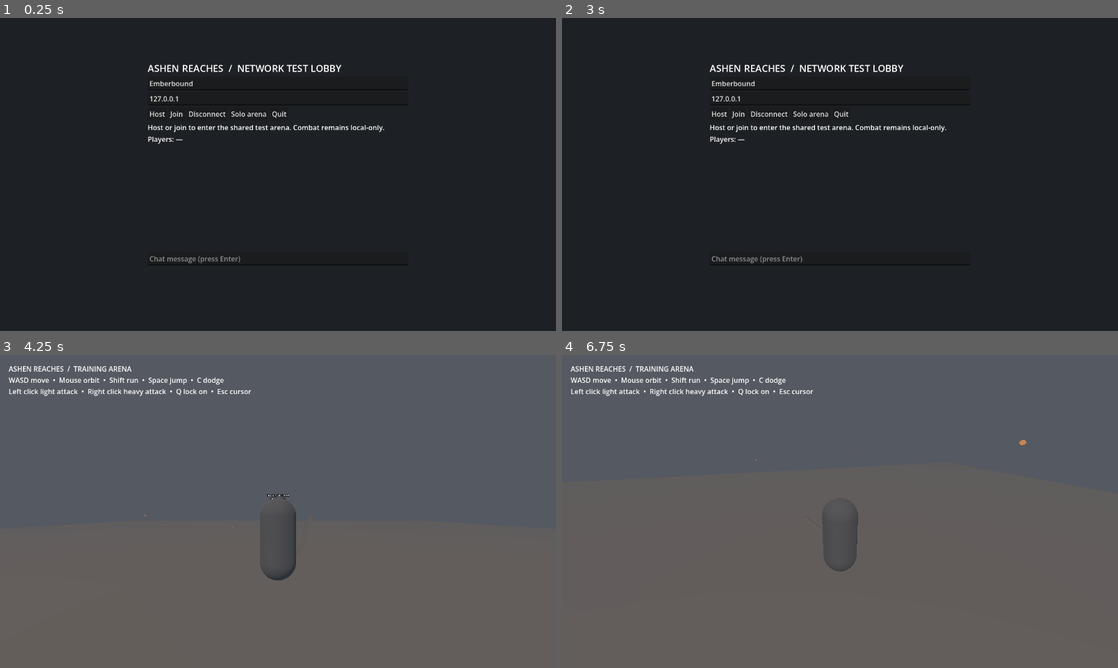
Above: before the commit, frames 1-4 (two rows, left to right).
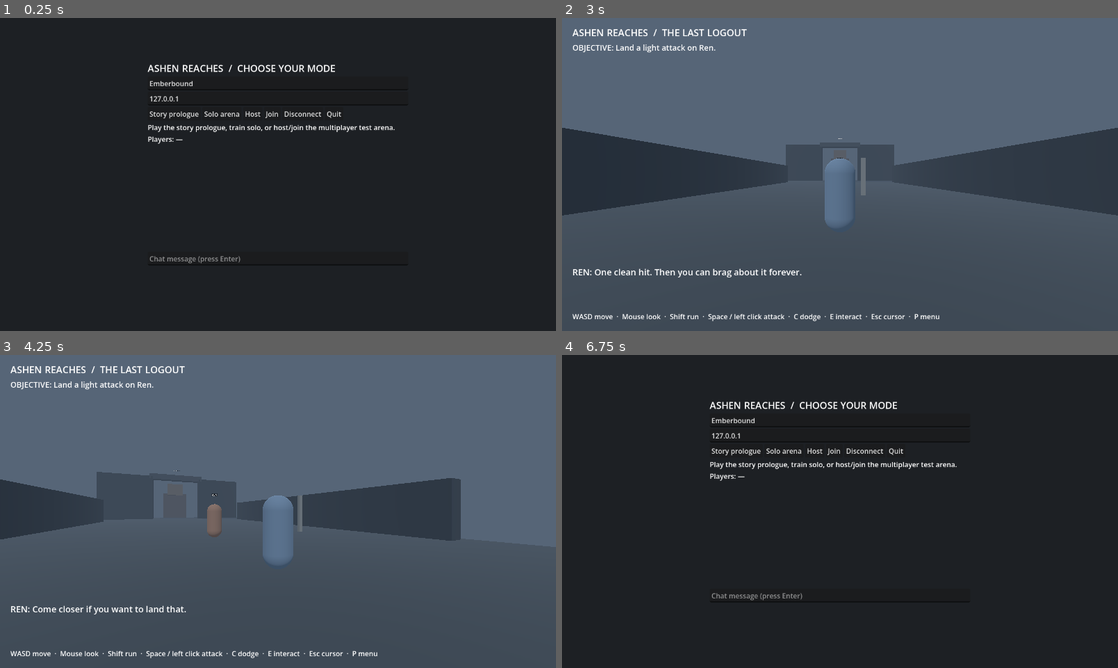
Above: after the commit, the same moments.

Repository: new-game-for-bro/ashen-reaches
Game: Godot game, scene res://scenes/ui/network_lobby.tscn
The game is run twice, just before and just after one commit, with the same random seed, the same clock (stepped at 60 frames per second) and the same inputs.
Inputs (mouse positions are in pixels of both pictures, inside the frame that each line leads up to):
- Up to frame 1 (0.25 s): no input
- Up to frame 2 (3 s): click "Host" at 0.5 s; click "Join" at 1.25 s; click "Disconnect" at 2 s; click (734, 115) at 2.75 s, where only the run after the commit has a clickable "Story prologue"
- Up to frame 3 (4.25 s): click (250, 452) at 3.5 s, where only the run before the commit has a clickable "Solo arena"
- Up to frame 4 (6.75 s): tap Enter (chat) at 4.25 s; move the mouse to (867, 511) at 4.27 s; hold W (move_forward) 4.28-5.75 s; tap C (dodge) at 4.35 s; click (867, 511) at 4.42 s; tap Space (jump) at 4.52, 4.82, 5.27, 5.57, 6.5 s; tap E (interact) at 4.55, 5.1 s; move the mouse to (812, 511) at 5.02 s; click (812, 511) at 5.17 s; tap P at 5.3, 6.6 s; click (734, 452) at 5.75 s, where only the run after the commit has a clickable "Story prologue"; move the mouse to (851, 505) at 6.52 s; hold W (move_forward) from 6.53 s (still down); click (851, 505) at 6.67 s

The runs differ from the first frame. In frame 1, 1.1% of the frame differs, in the area x 26-71%, y 14-37%; in frame 2, 95%; in frame 3, 51%; in frame 4, 100%, in the area x 0-100%, y 0-100%.

Commit message:
Add story prologue to game menu

Diff:
--- /dev/null
+++ b/data/prologue.json
@@ -0,0 +1,11 @@
+{
+  "duel": {"objective":"Land a light attack on Ren.","dialogue":"REN: One clean hit. Then you can brag about it forever."},
+  "dodge": {"objective":"Dodge with C.","dialogue":"REN: Your turn to move. Don't let me catch you standing still."},
+  "counter": {"objective":"Land the final attack on Ren.","dialogue":"REN: There. You always wait too long for that one."},
+  "countdown": {"objective":"The final shutdown is counting down.","dialogue":"SYSTEM: Thank you for playing. The world will close shortly."},
+  "exit": {"objective":"Press E to open the exit menu.","dialogue":"AMARA: Ren. I can feel the rain."},
+  "gate": {"objective":"Follow the road to the city gate. Press E near the giant.","dialogue":"SYSTEM: Return route severed. Your body is waiting."},
+  "train": {"objective":"Reach Ren at the platform. Press E near the train.","dialogue":"GIANT: My family is behind that door.\nREN: Amara. There are lights on the old tracks."},
+  "ending": {"objective":"Walk to the empty platform and press E.","dialogue":"REN: Come on. Someone in here knows the way out.\nThe doors close before you can reach him."},
+  "complete": {"objective":"PROLOGUE COMPLETE — The Unwritten Sky", "dialogue":"AMARA: Ren, where are you going?"}
+}
--- /dev/null
+++ b/scenes/story/prologue.tscn
@@ -0,0 +1,4 @@
+[gd_scene load_steps=2 format=3]
+[ext_resource type="Script" path="res://scripts/story/prologue.gd" id="1"]
+[node name="LastLogout" type="Node3D"]
+script = ExtResource("1")
--- /dev/null
+++ b/scripts/story/prologue.gd
@@ -0,0 +1,216 @@
+extends Node3D
+
+const PlayerScript = preload("res://scripts/story/story_player.gd")
+const REN_POS := Vector3(0, 0, -5)
+const GATE_POS := Vector3(0, 0, -38)
+const TRAIN_POS := Vector3(25, 0, -38)
+var player: CharacterBody3D
+var ren: Node3D
+var train: Node3D
+var story: Dictionary
+var stage: String = "duel"
+var timer: float = 0.0
+var objective_label: Label
+var dialogue_label: Label
+var timer_label: Label
+
+func _ready() -> void:
+	var json := JSON.new()
+	var file := FileAccess.open("res://data/prologue.json", FileAccess.READ)
+	if file == null or json.parse(file.get_as_text()) != OK or not json.data is Dictionary:
+		push_error("Could not load story.json")
+		return
+	story = json.data
+	_build_world()
+	_build_ui()
+	_set_stage("duel")
+
+func _build_world() -> void:
+	var env := Environment.new()
+	env.background_mode = Environment.BG_COLOR
+	env.background_color = Color("202b38")
+	env.ambient_light_source = Environment.AMBIENT_SOURCE_COLOR
+	env.ambient_light_color = Color("a5b8c9")
+	env.ambient_light_energy = 0.6
+	env.fog_enabled = true
+	env.fog_light_color = Color("566577")
+	env.fog_density = 0.01
+	var world_env := WorldEnvironment.new()
+	world_env.environment = env
+	add_child(world_env)
+	var sun := DirectionalLight3D.new()
+	sun.rotation_degrees = Vector3(-50, -30, 0)
+	sun.light_color = Color("c6d0d8")
+	sun.light_energy = 0.85
+	add_child(sun)
+	_box(Vector3(0, -0.5, -18), Vector3(22, 1, 55), Color("4a5159"), true)
+	_box(Vector3(14, -0.5, -38), Vector3(35, 1, 15), Color("414953"), true)
+	# A broad rooftop, a road and the walls of Latch, all placeholders.
+	_box(Vector3(-10, 1.5, -14), Vector3(1, 3, 32), Color("383f48"), true)
+	_box(Vector3(10, 1.5, -14), Vector3(1, 3, 32), Color("383f48"), true)
+	_box(Vector3(-8, 4, -39), Vector3(8, 8, 2), Color("353c45"), true)
+	_box(Vector3(8, 4, -39), Vector3(8, 8, 2), Color("353c45"), true)
+	_box(Vector3(0, 8, -39), Vector3(9, 1, 2), Color("464c55"), true)
+	_label("LATCH CITY GATE", Vector3(0, 9.5, -39))
+	_label("OLD PLATFORM →", Vector3(13, 3, -37))
+	# Giant kneels beyond the wall.
+	_box(Vector3(0, 2.7, -46), Vector3(4.5, 5.4, 2.6), Color("625b5b"))
+	_box(Vector3(0, 6.2, -45), Vector3(3.0, 2.4, 2.4), Color("7a6d67"))
+	_label("THE GIANT", Vector3(0, 8.2, -45))
+	ren = _person(REN_POS, Color("a17b69"), "REN")
+	train = Node3D.new()
+	train.position = TRAIN_POS
+	add_child(train)
+	var carriage := MeshInstance3D.new()
+	var carriage_mesh := BoxMesh.new()
+	carriage_mesh.size = Vector3(10, 3.5, 3)
+	carriage.mesh = carriage_mesh
+	var material := StandardMaterial3D.new()
+	material.albedo_color = Color("4b626e")
+	carriage.material_override = material
+	carriage.position.y = 1.8
+	train.add_child(carriage)
+	_label("THE LAST TRAIN", TRAIN_POS + Vector3(0, 5, 0))
+	player = CharacterBody3D.new()
+	player.name = "Amara"
+	player.set_script(PlayerScript)
+	add_child(player)
+	player.position = Vector3(0, 0.1, 2)
+	player.attack_requested.connect(_on_attack)
+	player.interact_requested.connect(_on_interact)
+	player.dodge_requested.connect(_on_dodge)
+
+func _box(pos: Vector3, size: Vector3, color: Color, solid := false) -> void:
+	var mesh := MeshInstance3D.new()
+	var box := BoxMesh.new()
+	box.size = size
+	mesh.mesh = box
+	var material := StandardMaterial3D.new()
+	material.albedo_color = color
+	mesh.material_override = material
+	mesh.position = pos
+	add_child(mesh)
+	if solid:
+		var body := StaticBody3D.new()
+		var collision := CollisionShape3D.new()
+		var shape := BoxShape3D.new()
+		shape.size = size
+		collision.shape = shape
+		body.position = pos
+		body.add_child(collision)
+		add_child(body)
+
+func _person(pos: Vector3, color: Color, title: String) -> Node3D:
+	var root := Node3D.new()
+	root.position = pos
+	add_child(root)
+	var mesh := MeshInstance3D.new()
+	var capsule := CapsuleMesh.new()
+	capsule.radius = 0.38
+	capsule.height = 1.8
+	mesh.mesh = capsule
+	mesh.position.y = 0.9
+	var material := StandardMaterial3D.new()
+	material.albedo_color = color
+	mesh.material_override = material
+	root.add_child(mesh)
+	var label := Label3D.new()
+	label.text = title
+	label.position.y = 2.3
+	label.billboard = BaseMaterial3D.BILLBOARD_ENABLED
+	root.add_child(label)
+	return root
+
+func _label(text_value: String, pos: Vector3) -> void:
+	var label := Label3D.new()
+	label.text = text_value
+	label.position = pos
+	label.billboard = BaseMaterial3D.BILLBOARD_ENABLED
+	label.font_size = 30
+	add_child(label)
+
+func _build_ui() -> void:
+	var layer := CanvasLayer.new()
+	add_child(layer)
+	var header := Label.new()
+	header.position = Vector2(24, 18)
+	header.text = "ASHEN REACHES  /  THE LAST LOGOUT"
+	header.add_theme_font_size_override("font_size", 22)
+	layer.add_child(header)
+	objective_label = Label.new()
+	objective_label.position = Vector2(24, 55)
+	objective_label.add_theme_font_size_override("font_size", 18)
+	layer.add_child(objective_label)
+	timer_label = Label.new()
+	timer_label.position = Vector2(24, 86)
+	layer.add_child(timer_label)
+	dialogue_label = Label.new()
+	dialogue_label.position = Vector2(24, 570)
+	dialogue_label.add_theme_font_size_override("font_size", 20)
+	layer.add_child(dialogue_label)
+	var controls := Label.new()
+	controls.position = Vector2(24, 675)
+	controls.text = "WASD move  ·  Mouse look  ·  Shift run  ·  Space / left click attack  ·  C dodge  ·  E interact  ·  Esc cursor  ·  P menu"
+	layer.add_child(controls)
+
+func _set_stage(value: String) -> void:
+	stage = value
+	objective_label.text = "OBJECTIVE: " + str(story[value]["objective"])
+	dialogue_label.text = str(story[value]["dialogue"])
+	if value == "countdown":
+		timer = 8.0
+	elif value == "gate":
+		ren.position = GATE_POS + Vector3(2, 0, 4)
+	elif value == "train":
+		ren.position = TRAIN_POS + Vector3(-4, 0, 3)
+	elif value == "ending":
+		ren.visible = false
+		var departing := create_tween()
+		departing.tween_property(train, "position:x", 75.0, 8.0)
+
+func _process(delta: float) -> void:
+	if stage == "countdown":
+		timer = maxf(0.0, timer - delta)
+		timer_label.text = "SHUTDOWN IN: %d" % ceili(timer)
+		if timer <= 0.0:
+			timer_label.text = "CONNECTION LOST"
+			_set_stage("exit")
+
+func _on_attack() -> void:
+	if stage in ["duel", "counter"]:
+		if player.global_position.distance_to(ren.global_position) > 3.0:
+			dialogue_label.text = "REN: Come closer if you want to land that."
+		elif stage == "duel":
+			_set_stage("dodge")
+		else:
+			_set_stage("countdown")
+
+func _on_dodge() -> void:
+	if stage == "dodge":
+		_set_stage("counter")
+
+func _on_interact() -> void:
+	match stage:
+		"exit":
+			_set_stage("gate")
+		"gate":
+			if player.global_position.distance_to(GATE_POS) < 9.0:
+				_set_stage("train")
+			else:
+				dialogue_label.text = "GUARD: Off the road! The gate's moving!"
+		"train":
+			if player.global_position.distance_to(TRAIN_POS) < 9.0:
+				_set_stage("ending")
+			else:
+				dialogue_label.text = "REN: Amara, the old tracks are lit!"
+		"ending":
+			if player.global_position.distance_to(TRAIN_POS) < 9.0:
+				if train.position.x < 65.0:
+					dialogue_label.text = "The doors close. The train pulls away with Ren inside."
+				else:
+					_set_stage("complete")
+
+func _unhandled_input(event: InputEvent) -> void:
+	if event is InputEventKey and event.pressed and not event.echo and event.keycode == KEY_P:
+		Input.mouse_mode = Input.MOUSE_MODE_VISIBLE
+		get_tree().change_scene_to_file("res://scenes/ui/network_lobby.tscn")
--- /dev/null
+++ b/scripts/story/story_player.gd
@@ -0,0 +1,101 @@
+extends CharacterBody3D
+signal interact_requested
+signal attack_requested
+signal dodge_requested
+var camera_pivot: Node3D
+var avatar: Node3D
+var sword: Node3D
+var attack_delay: float = 0.0
+var control_enabled: bool = true
+var dodge_time: float = 0.0
+var dodge_direction: Vector3 = Vector3.ZERO
+
+func _ready() -> void:
+	var shape := CollisionShape3D.new()
+	var capsule := CapsuleShape3D.new()
+	capsule.radius = 0.38
+	capsule.height = 1.8
+	shape.shape = capsule
+	shape.position.y = 0.9
+	add_child(shape)
+	avatar = Node3D.new()
+	add_child(avatar)
+	var body := MeshInstance3D.new()
+	var mesh := CapsuleMesh.new()
+	mesh.radius = 0.38
+	mesh.height = 1.8
+	body.mesh = mesh
+	body.position.y = 0.9
+	var material := StandardMaterial3D.new()
+	material.albedo_color = Color("778ba2")
+	body.material_override = material
+	avatar.add_child(body)
+	sword = Node3D.new()
+	sword.position = Vector3(0.55, 1, 0.15)
+	avatar.add_child(sword)
+	var blade := MeshInstance3D.new()
+	var blade_mesh := BoxMesh.new()
+	blade_mesh.size = Vector3(0.1, 0.9, 0.08)
+	blade.mesh = blade_mesh
+	blade.position.y = 0.35
+	sword.add_child(blade)
+	camera_pivot = Node3D.new()
+	camera_pivot.position.y = 1.4
+	add_child(camera_pivot)
+	var arm := SpringArm3D.new()
+	arm.spring_length = 5.0
+	arm.add_excluded_object(get_rid())
+	camera_pivot.add_child(arm)
+	var camera := Camera3D.new()
+	camera.current = true
+	arm.add_child(camera)
+	Input.mouse_mode = Input.MOUSE_MODE_CAPTURED
+
+func _unhandled_input(event: InputEvent) -> void:
+	if event is InputEventMouseMotion and Input.mouse_mode == Input.MOUSE_MODE_CAPTURED:
+		camera_pivot.rotation.y -= event.relative.x * 0.003
+		camera_pivot.rotation.x = clampf(camera_pivot.rotation.x - event.relative.y * 0.003, -0.8, 0.55)
+	if event is InputEventKey and event.pressed and not event.echo:
+		if event.keycode == KEY_ESCAPE:
+			Input.mouse_mode = Input.MOUSE_MODE_VISIBLE
+		elif event.keycode == KEY_E and control_enabled:
+			interact_requested.emit()
+		elif event.keycode == KEY_SPACE and control_enabled:
+			attack()
+		elif event.keycode == KEY_C and control_enabled and dodge_time <= 0.0:
+			dodge_direction = -avatar.global_basis.z
+			dodge_time = 0.25
+			dodge_requested.emit()
+	if event is InputEventMouseButton and event.pressed:
+		if Input.mouse_mode == Input.MOUSE_MODE_VISIBLE:
+			Input.mouse_mode = Input.MOUSE_MODE_CAPTURED
+		elif event.button_index == MOUSE_BUTTON_LEFT and control_enabled:
+			attack()
+
+func attack() -> void:
+	if attack_delay > 0.0:
+		return
+	attack_delay = 0.5
+	var swing := create_tween()
+	sword.rotation.z = 0
+	swing.tween_property(sword, "rotation:z", -1.5, 0.12)
+	swing.tween_property(sword, "rotation:z", 0.0, 0.22)
+	attack_requested.emit()
+
+func _physics_process(delta: float) -> void:
+	attack_delay = maxf(0.0, attack_delay - delta)
+	var axis := Vector2.ZERO
+	if control_enabled:
+		axis = Vector2(float(Input.is_key_pressed(KEY_D)) - float(Input.is_key_pressed(KEY_A)), float(Input.is_key_pressed(KEY_S)) - float(Input.is_key_pressed(KEY_W))).normalized()
+	var direction := Basis(Vector3.UP, camera_pivot.rotation.y) * Vector3(axis.x, 0, axis.y)
+	var speed := 7.5 if Input.is_key_pressed(KEY_SHIFT) else 5.0
+	dodge_time = maxf(0.0, dodge_time - delta)
+	if dodge_time > 0.0:
+		direction = dodge_direction
+		speed = 10.0
+	velocity.x = direction.x * speed
+	velocity.z = direction.z * speed
+	velocity.y = velocity.y - 20.0 * delta if not is_on_floor() else 0.0
+	if direction.length() > 0.1:
+		avatar.rotation.y = lerp_angle(avatar.rotation.y, atan2(direction.x, direction.z), minf(1.0, delta * 12.0))
+	move_and_slide()
--- a/scripts/ui/network_lobby.gd
+++ b/scripts/ui/network_lobby.gd
@@ -26,7 +26,7 @@
 	column.size = Vector2(600, 520)
 	add_child(column)
 	var title := Label.new()
-	title.text = "ASHEN REACHES  /  NETWORK TEST LOBBY"
+	title.text = "ASHEN REACHES  /  CHOOSE YOUR MODE"
 	title.add_theme_font_size_override("font_size", 22)
 	column.add_child(title)
 	username = LineEdit.new()
@@ -40,13 +40,13 @@
 	column.add_child(address)
 	var buttons := HBoxContainer.new()
 	column.add_child(buttons)
-	for action: String in ["Host", "Join", "Disconnect", "Solo arena", "Quit"]:
+	for action: String in ["Story prologue", "Solo arena", "Host", "Join", "Disconnect", "Quit"]:
 		var button := Button.new()
 		button.text = action
 		button.pressed.connect(_button_pressed.bind(action))
 		buttons.add_child(button)
 	status = Label.new()
-	status.text = "Host or join to enter the shared test arena. Combat remains local-only."
+	status.text = "Play the story prologue, train solo, or host/join the multiplayer test arena."
 	status.autowrap_mode = TextServer.AUTOWRAP_WORD_SMART
 	column.add_child(status)
 	roster = Label.new()
@@ -67,6 +67,9 @@
 
 func _button_pressed(action: String) -> void:
 	match action:
+		"Story prologue":
+			NetworkManager.disconnect_session()
+			get_tree().change_scene_to_file("res://scenes/story/prologue.tscn")
 		"Host":
 			var error := NetworkManager.host_server(username.text)
 			if error != OK:
--- /dev/null
+++ b/tests/story_smoke.gd
@@ -0,0 +1,36 @@
+extends SceneTree
+func _initialize() -> void:
+	call_deferred("run_test")
+func run_test() -> void:
+	var game = load("res://scenes/story/prologue.tscn").instantiate()
+	root.add_child(game)
+	await process_frame
+	assert(game.stage == "duel")
+	game._on_attack()
+	assert(game.stage == "duel")
+	game.player.global_position = Vector3(0, 0, -4)
+	game._on_attack()
+	assert(game.stage == "dodge")
+	game._on_dodge()
+	assert(game.stage == "counter")
+	game._on_attack()
+	assert(game.stage == "countdown")
+	game._process(9.0)
+	assert(game.stage == "exit")
+	game._on_interact()
+	assert(game.stage == "gate")
+	game._on_interact()
+	assert(game.stage == "gate")
+	game.player.global_position = Vector3(0, 0, -38)
+	game._on_interact()
+	assert(game.stage == "train")
+	game.player.global_position = Vector3(25, 0, -38)
+	game._on_interact()
+	assert(game.stage == "ending")
+	game._on_interact()
+	assert(game.stage == "ending")
+	game.train.position.x = 70
+	game._on_interact()
+	assert(game.stage == "complete")
+	print("PASS: duel, dodge, countdown, gate, train and ending")
+	quit()
Not shown, changed: docs/DECISIONS.md
Not shown, changed: docs/RUNNING.md
